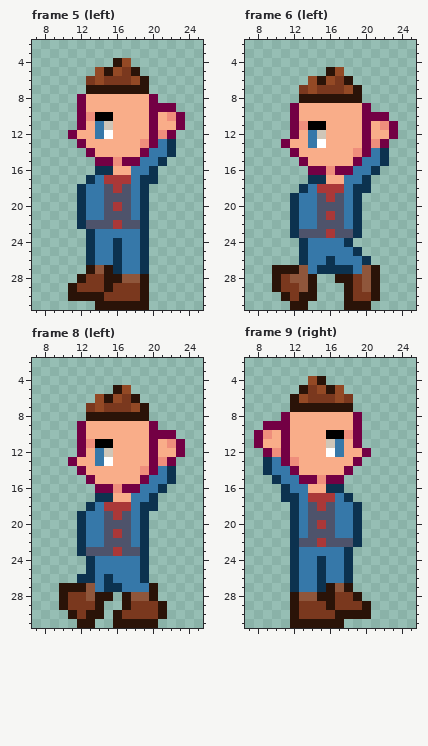
Pixel-art file: assets/characters/base/carry.aseprite. The picture above was drawn from the file before the commit.
32x32 pixels, 16 frames. Colours within 5 levels of each other are drawn and written as one. Shown: frame 5 (left): x 7..25, y 2..31; frame 6 (left): x 7..25, y 2..31; frame 8 (left): x 7..25, y 2..31; frame 9 (right): x 7..25, y 2..31. The commit also changed other frames, which this record leaves out.
The result:
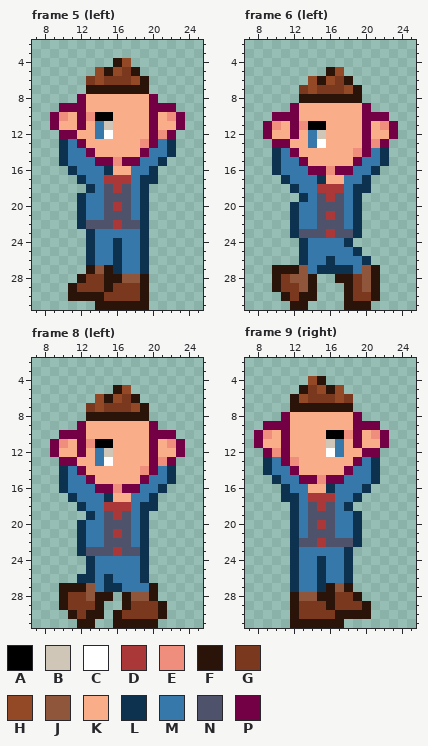
Palette (. is transparent): A #000000  B #cfc6b8  C #ffffff  D #aa3838  E #ef8e7c  F #2a1308  G #7a381e  H #934925  J #8f563b  K #f9ad89  L #0c324f  M #3678a9  N #4e536b  P #730044
What changed:
{"where": "frame 5 (left), layers \"hands/default\", \"shirt/red_blue\""}
{"frame":5,"y":9,"x":10,"old":"..","new":"PP"}
{"frame":5,"y":10,"x":9,"old":"...","new":"PEK"}
{"frame":5,"y":11,"x":9,"old":"...","new":"PKK"}
{"frame":5,"y":12,"x":10,"old":".","new":"P"}
{"frame":5,"y":13,"x":10,"old":"..","new":"LM"}
{"frame":5,"y":14,"x":10,"old":"...","new":"LMM"}
{"frame":5,"y":15,"x":10,"old":"....","new":"LMMM"}
{"frame":5,"y":16,"x":11,"old":"...L","new":"LMMM"}
{"frame":5,"y":17,"x":12,"old":".L","new":"LM"}
{"frame":5,"y":18,"x":12,"old":"LM","new":".L"}
{"where": "frame 6 (left), layers \"hands/default\", \"shirt/red_blue\""}
{"frame":6,"y":10,"x":10,"old":"..","new":"PP"}
{"frame":6,"y":11,"x":9,"old":"...","new":"PEK"}
{"frame":6,"y":12,"x":9,"old":"...","new":"PKK"}
{"frame":6,"y":13,"x":10,"old":".","new":"P"}
{"frame":6,"y":14,"x":10,"old":"..","new":"LM"}
{"frame":6,"y":15,"x":10,"old":"...","new":"LMM"}
{"frame":6,"y":16,"x":10,"old":"....","new":"LMMM"}
{"frame":6,"y":17,"x":11,"old":"...L","new":"LMMM"}
{"frame":6,"y":18,"x":12,"old":".L","new":"LM"}
{"frame":6,"y":19,"x":12,"old":"LM","new":".L"}
{"where": "frame 8 (left), layers \"hands/default\", \"shirt/red_blue\""}
{"frame":8,"y":10,"x":10,"old":"..","new":"PP"}
{"frame":8,"y":11,"x":9,"old":"...","new":"PEK"}
{"frame":8,"y":12,"x":9,"old":"...","new":"PKK"}
{"frame":8,"y":13,"x":10,"old":".","new":"P"}
{"frame":8,"y":14,"x":10,"old":"..","new":"LM"}
{"frame":8,"y":15,"x":10,"old":"...","new":"LMM"}
{"frame":8,"y":16,"x":10,"old":"....","new":"LMMM"}
{"frame":8,"y":17,"x":11,"old":"...L","new":"LMMM"}
{"frame":8,"y":18,"x":12,"old":".L","new":"LM"}
{"frame":8,"y":19,"x":12,"old":"LM","new":".L"}
{"where": "frame 9 (right), layers \"hands/default\", \"shirt/red_blue\""}
{"frame":9,"y":9,"x":20,"old":"..","new":"PP"}
{"frame":9,"y":10,"x":20,"old":"...","new":"KEP"}
{"frame":9,"y":11,"x":20,"old":"...","new":"KKP"}
{"frame":9,"y":12,"x":21,"old":".","new":"P"}
{"frame":9,"y":13,"x":20,"old":"..","new":"ML"}
{"frame":9,"y":14,"x":19,"old":"...","new":"MML"}
{"frame":9,"y":15,"x":18,"old":"....","new":"MMML"}
{"frame":9,"y":16,"x":17,"old":"L...","new":"MMML"}
{"frame":9,"y":17,"x":18,"old":"L.","new":"ML"}
{"frame":9,"y":18,"x":18,"old":"ML","new":"L."}
{"label":"changed","picture_box":[50,103,104,193]}
{"label":"changed","picture_box":[263,112,317,202]}
{"label":"changed","picture_box":[50,430,104,520]}
{"label":"changed","picture_box":[335,421,389,511]}
